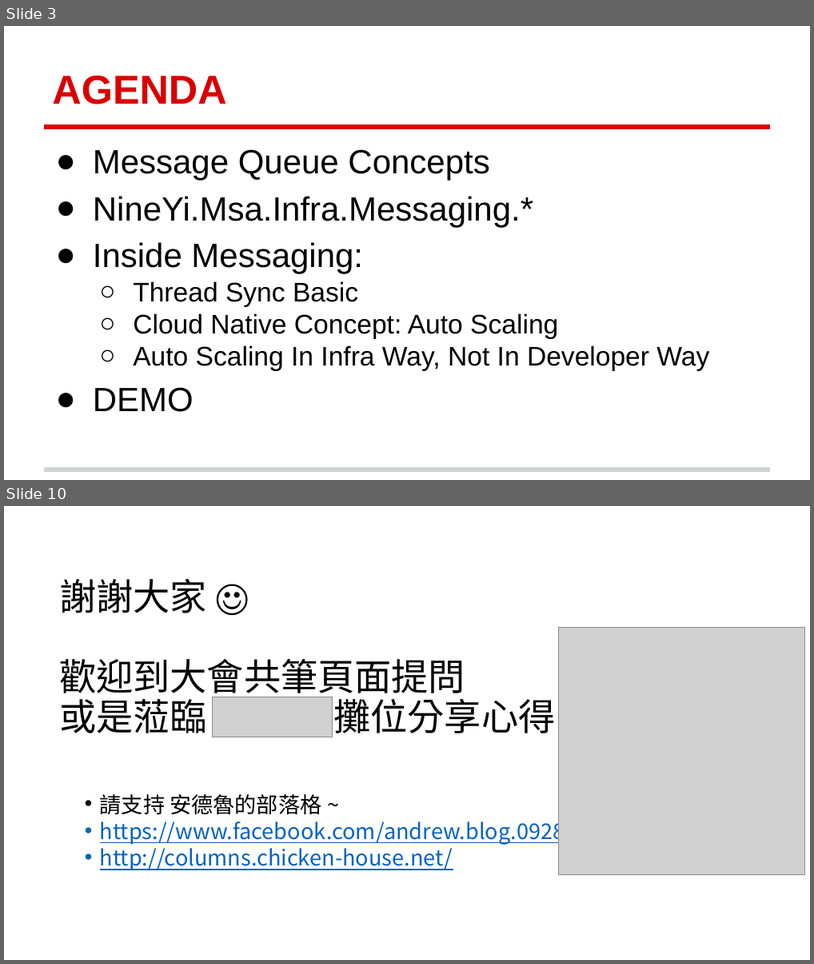
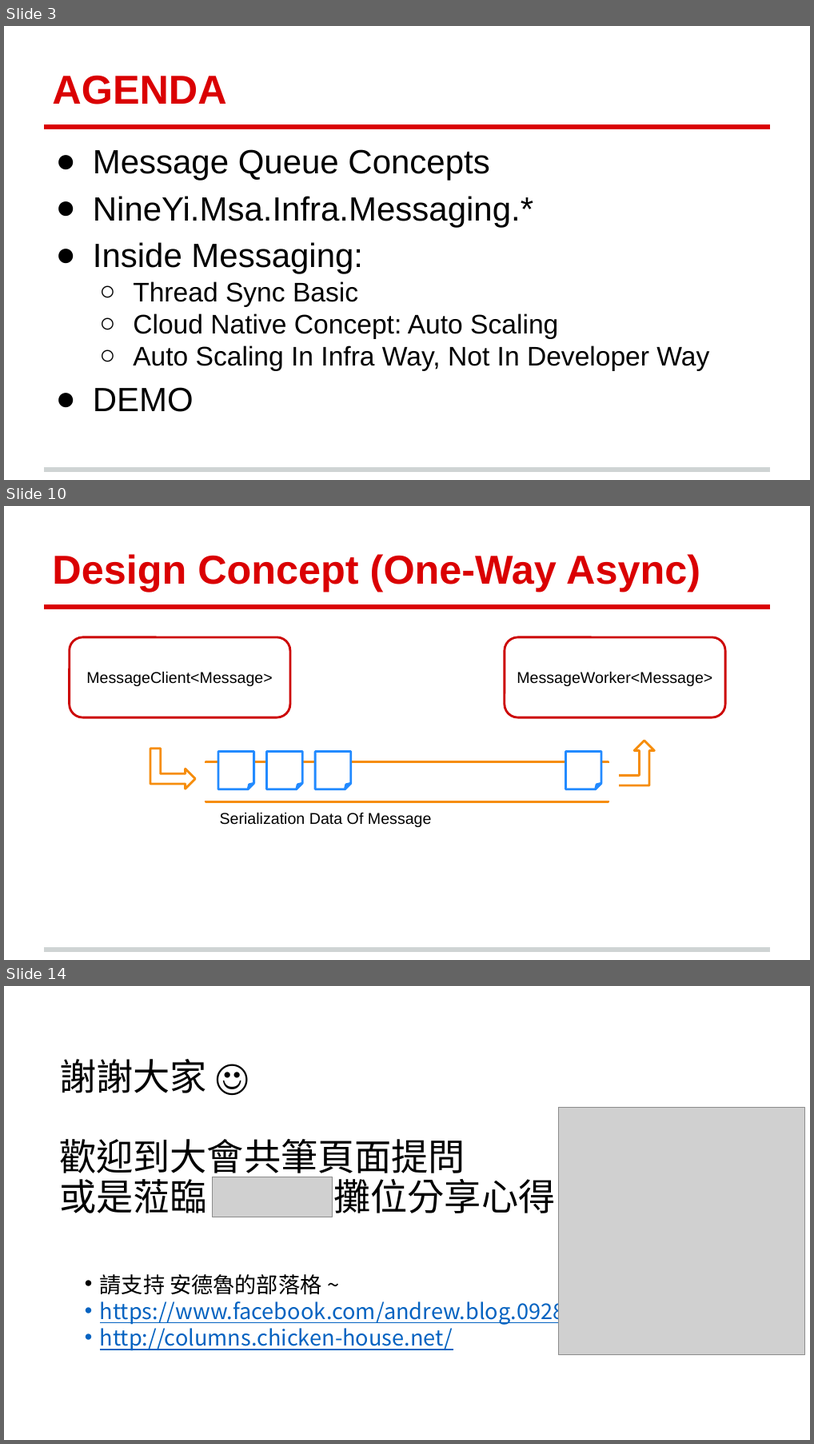
Before and after one commit to andrew0928/Meetup, a slide deck: 20190123.MessageQueueRPC/91APP-MessageQueueRPC-20190123.pptx. Shown one above the other, each under a label of ours: slides 3 and 10 before the commit, slides 3, 10 and 14 after it; the slides between them are not shown. The pictures are 814x964 and 814x1444 pixels, drawn with LibreOffice and Linux fonts; fonts in the diff are those of the drawing; grey boxes stand for pictures; background and template pictures are left out. Boxes give left, top, right and bottom in pixels: in the first picture for what was removed or moved away, otherwise in the second. Text is boxed around its words. In the diff, an @@ line names an element or a change of style, - is before the commit and + after.

```diff
--- a/20190123.MessageQueueRPC/91APP-MessageQueueRPC-20190123.pptx
+++ b/20190123.MessageQueueRPC/91APP-MessageQueueRPC-20190123.pptx
@@ slide 10 added at (4, 506, 810, 960), background #FFFFFF; not listed: 2 template elements that a slide beside it also shows @@
@@ title added at (52, 554, 701, 591), 36 pt, text #DA0002, bold @@
+Design Concept (One-Way Async)
@@ rounded rectangle added at (70, 637, 290, 717), fill #FFFFFF, outline #CC0202 2 pt, 14 pt, text #000000 @@
+MessageClient<Message>
@@ rounded rectangle added at (505, 637, 726, 717), fill #FFFFFF, outline #CC0202 2 pt, 14 pt, text #000000 @@
+MessageWorker<Message>
@@ bent up arrow added at (614, 740, 654, 786), fill #FFFFFF, outline #F68D0C 2 pt @@
@@ bent up arrow added at (150, 748, 195, 789), fill #FFFFFF, outline #F68D0C 2 pt @@
@@ rectangle added at (200, 763, 619, 800), fill #FFFFFF @@
@@ rectangle added at (206, 762, 609, 802), fill #FFFFFF, outline #F68D0C 2 pt @@
@@ folded corner added at (218, 751, 254, 789), fill #FFFFFF, outline #228AFF 2 pt @@
@@ folded corner added at (267, 751, 302, 789), fill #FFFFFF, outline #228AFF 2 pt @@
@@ folded corner added at (315, 751, 350, 789), fill #FFFFFF, outline #228AFF 2 pt @@
@@ folded corner added at (566, 751, 602, 789), fill #FFFFFF, outline #228AFF 2 pt @@
@@ text added at (220, 812, 432, 827), 14 pt, text #000000 @@
+Serialization Data Of Message
@@ what was slide 10 is now slide 14 @@
```
Also in this commit, not shown: 1 slide changed, 7 other slides added, 4 slides removed.
